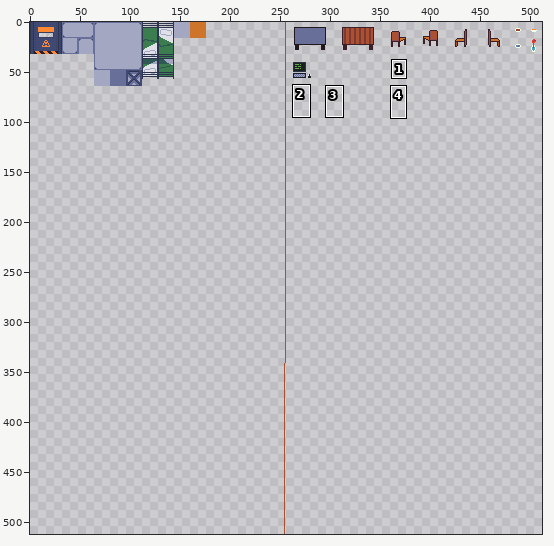
Two states of a sprite sheet, resources/graficos/tileset.png. The first picture is a wide view before the edit; the outline marks the close-up.
Close-up. First the earlier version:
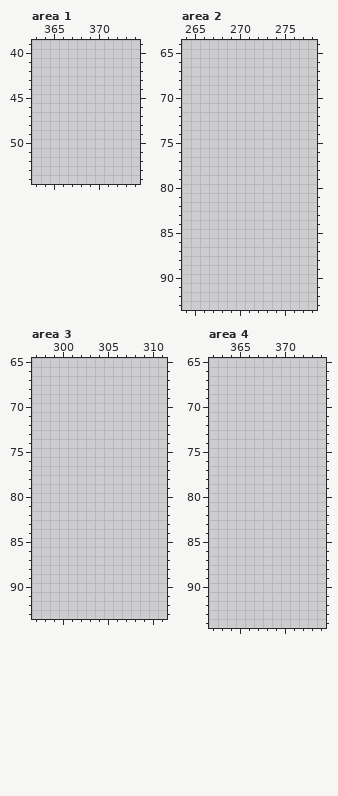
The file is 512x512 pixels. Shown: area 1: x 363..374, y 39..54; area 2: x 264..278, y 64..93; area 3: x 297..311, y 65..93; area 4: x 362..374, y 65..94. The commit also changed other parts of the picture, which this record leaves out.
After the commit:
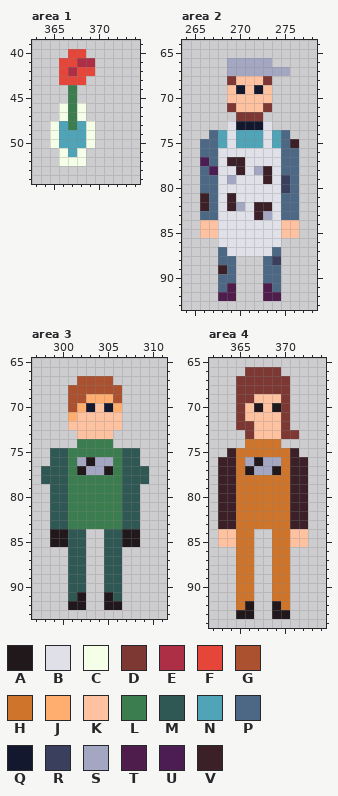
Palette (. is transparent): A #21181b  B #dfe0e8  C #f5ffe8  D #7d3833  E #ad2f45  F #e64539  G #ab5130  H #cf752b  J #ffae70  K #ffc2a1  L #3b7d4f  M #2f5753  N #4fa4b8  P #4c6885  Q #14182e  R #3a3f5e  S #a3a7c2  T #4f1d4c  U #4b1d52  V #3b2027
Diff:
Changed rows in their new state; - is an unchanged pixel.
Area 1:
first column x 365:
40 --FF-
41 -FFEE
42 -FEFF
43 -FFF-
44 --L--
45 --L--
46 -CLC-
47 -CLC-
48 CNLNC
49 CNNNC
50 CNNNC
51 -CNC-
52 -CCC-
Area 2:
first column x 266:
66 ---SSSSS---
67 ---SSSSSSS-
68 ---DKKKD---
69 ---KQKQK---
70 ---KKKKK---
71 ---DKKKD---
72 ----DDD----
73 ---BQQQB---
74 -PNBNNNBNP-
75 PPNBNNNBNPV
76 PPBBBBBBBPP
77 UPBVVBBBBPP
78 PUBBVBSVBPP
79 PPBSBBBVBRP
80 PPBBBBBBBRP
81 VPBVBBBBBPP
82 VPBVSBVVBPP
83 PPBBBBVSBPP
84 KKBBBBBBBKK
85 KKBBBBBBBKK
86 --BBBBBBB--
87 --PBBBBBP--
88 --PP---PR--
89 --VP---PP--
90 --PP---PP--
91 --PT---TP--
92 --TT---TT--
Area 3:
first column x 298:
67 ----GGGG----
68 ---GGGGGG---
69 ---GGJJJG---
70 ---GJQKQJ---
71 ---JKKKKK---
72 ---KKKKKK---
73 ----KKKK----
74 ----LLLL----
75 -MMLLLLLLMM-
76 -MMLSASSLMM-
77 MMMLASSALMMM
78 MMMLLLLLLMMM
79 -MMLLLLLLMM-
80 -MMLLLLLLMM-
81 -MMLLLLLLMM-
82 -MMLLLLLLMM-
83 -MMLLLLLLMM-
84 -AAMM--MMAA-
85 -AAMM--MMAA-
86 ---MM--MM---
87 ---MM--MM---
88 ---MM--MM---
89 ---MM--MM---
90 ---MM--MM---
91 ---MA--AM---
92 ---AA--AA---
Area 4:
first column x 363:
66 ---DDDD---
67 --DDDDDD--
68 --DDDDDD--
69 --DDKKKD--
70 --DKAKAD--
71 --DKKKKD--
72 --DDKKKD--
73 ---DKKKDD-
74 ---HHHH---
75 -VHHHHHHV-
76 VVHSASSHVV
77 VVHASSAHVV
78 VVHHHHHHVV
79 VVHHHHHHVV
80 VVHHHHHHVV
81 VVHHHHHHVV
82 VVHHHHHHVV
83 VVHHHHHHVV
84 KKHH--HHKK
85 KKHH--HHKK
86 --HH--HH--
87 --HH--HH--
88 --HH--HH--
89 --HH--HH--
90 --HH--HH--
91 --HH--HH--
92 --HA--AH--
93 --AA--AA--
Boxes around the changes in both close-ups, in picture pixels (x1, y1, x2, y2):
added: (50, 49, 95, 166)
added: (200, 58, 299, 301)
added: (41, 376, 149, 610)
added: (218, 367, 308, 619)
